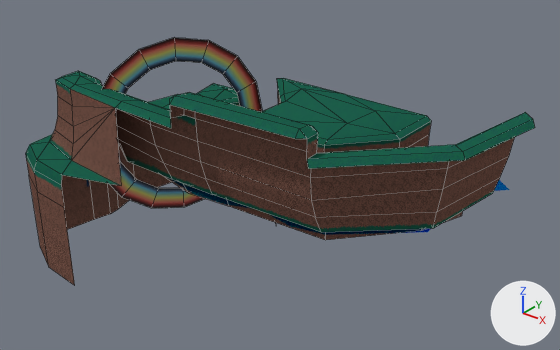
A saved change to the Blender file Assets/World/C9L1/raw/C9L1_Prelude.blend.
Rendered twice from a 50 mm camera at (234.2, -337.4, 171.8) aimed at (69.8, -132.0, 44.5). Every picture has the same lights, and +X, +Y and +Z are marked at lower right. Mesh edges are drawn as thin lines.

The scene before the commit, as lines of its bpy script (objects in view):
```python
me_circle = bpy.data.meshes.new('Circle')
me_circle.from_pydata(...)  # 33 vertices, 16 faces; spans x -1.0..1.0, y -1.0..1.0, z 0.0
me_circle.materials.append(mat_rainbow)  # picture img_icon_grad_rainbow_png
me_plane = bpy.data.meshes.new('Plane')
me_plane.from_pydata(...)  # 251 vertices, 252 faces; spans x -5.0..177.0, y -47.0..56.0, z 0.0..88.0
me_plane.polygons.foreach_set('use_smooth', [True] * 252)
# faces by material slot: [78, 61, 113]
me_plane.materials.append(mat_uv_cliff_400)  # picture img_tx_cliff_400_png
me_plane.materials.append(mat_uv_cliff_ledge_400)  # picture img_tx_cliff_ledge_400_png
me_plane.materials.append(mat_uv_grass)  # picture img_tx_grass_dark_200_png
# before: 18 (34.0, -46.0, 48.0) at pixel (61, 174), 34 (35.0, -47.0, 44.0) at pixel (61, 185), 42 (35.0, -47.0, 0.0) at pixel (74, 285), 72 (35.0, -47.0, 35.0) at pixel (64, 207), 133 (60.0, -40.0, 78.0) at pixel (115, 107)
# before: 136 (64.0, -44.0, 52.0) at pixel (121, 185), 175 (63.0, -31.0, 79.0) at pixel (139, 100), 176 (61.0, -37.0, 80.0) at pixel (122, 101)
ob_c9l1_prelude = bpy.data.objects.new('C9L1_Prelude', me_plane)
ob_c9l1_prelude.location = (-22.5, -140.9, 0.1)
ob_rainbow = bpy.data.objects.new('Rainbow', me_circle)
ob_rainbow.location = (31.9, -146.0, 58.8)
ob_rainbow.rotation_euler = (0.448, 1.571, 0.0)  # degrees (26, 90, 0)
ob_rainbow.scale = (34.9, 34.9, 34.9)
```
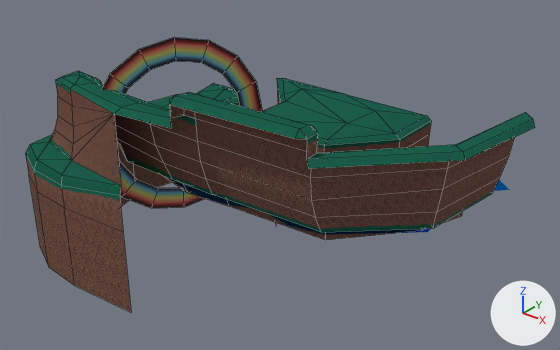
Where the change shows, as pixel boxes [x1, y1, x2, y2] in the pictures (560 x 350 px):
```json
{"object": "C9L1_Prelude", "change": "reshaped", "before": [25, 71, 535, 286], "after": [25, 71, 535, 312], "on screen": "12% taller"}
{"part": 1, "of": "me_plane", "change": "built on", "before": [70, 83, 171, 185], "after": [61, 83, 171, 312]}
```

Edits to the scene script, one JSON object a line:
```json
{"block": "me_plane", "where": "# used by ob_c9l1_prelude; location = (-22.5, -140.9, 0.1)"}
{"block": "me_plane", "where": "# verts and faces of me_plane; kept vertices keep their numbers, new ones are numbered from 251"}
{"op": "remove", "block": "me_plane", "code": "me_plane.from_pydata(...)  # 251 vertices, 252 faces; spans x -5.0..177.0, y -47.0..56.0, z 0.0..88.0"}
{"op": "add", "block": "me_plane", "code": "me_plane.from_pydata(...)  # 254 vertices, 255 faces; spans x -5.0..177.0, y -47.0..56.0, z 0.0..88.0"}
{"block": "me_plane", "change": "me_plane part 1"}
{"op": "add", "block": "me_plane", "code": "verts[133] = (64.0, -44.0, 78.0)  # moved, pixel (114, 113)"}
{"op": "add", "block": "me_plane", "code": "verts[176] = (65.0, -41.0, 80.0)  # moved, pixel (121, 107)"}
{"op": "add", "block": "me_plane", "code": "verts[175] = (65.0, -33.0, 79.0)  # moved, pixel (139, 102)"}
{"op": "add", "block": "me_plane", "code": "verts[251] = (65.0, -45.0, 49.0)  # pixel (119, 195)"}
{"op": "add", "block": "me_plane", "code": "verts[252] = (65.0, -45.0, 35.0)  # pixel (123, 231)"}
{"op": "add", "block": "me_plane", "code": "verts[253] = (65.0, -45.0, 0.0)  # pixel (131, 312)"}
{"op": "add", "block": "me_plane", "code": "faces += [(18, 34, 251, 136)]  # mat_uv_grass (picture img_tx_grass_dark_200_png)"}
{"op": "add", "block": "me_plane", "code": "faces += [(34, 72, 252, 251)]  # mat_uv_cliff_ledge_400 (picture img_tx_cliff_ledge_400_png)"}
{"op": "add", "block": "me_plane", "code": "faces += [(42, 253, 252, 72)]  # mat_uv_cliff_400 (picture img_tx_cliff_400_png)"}
```
